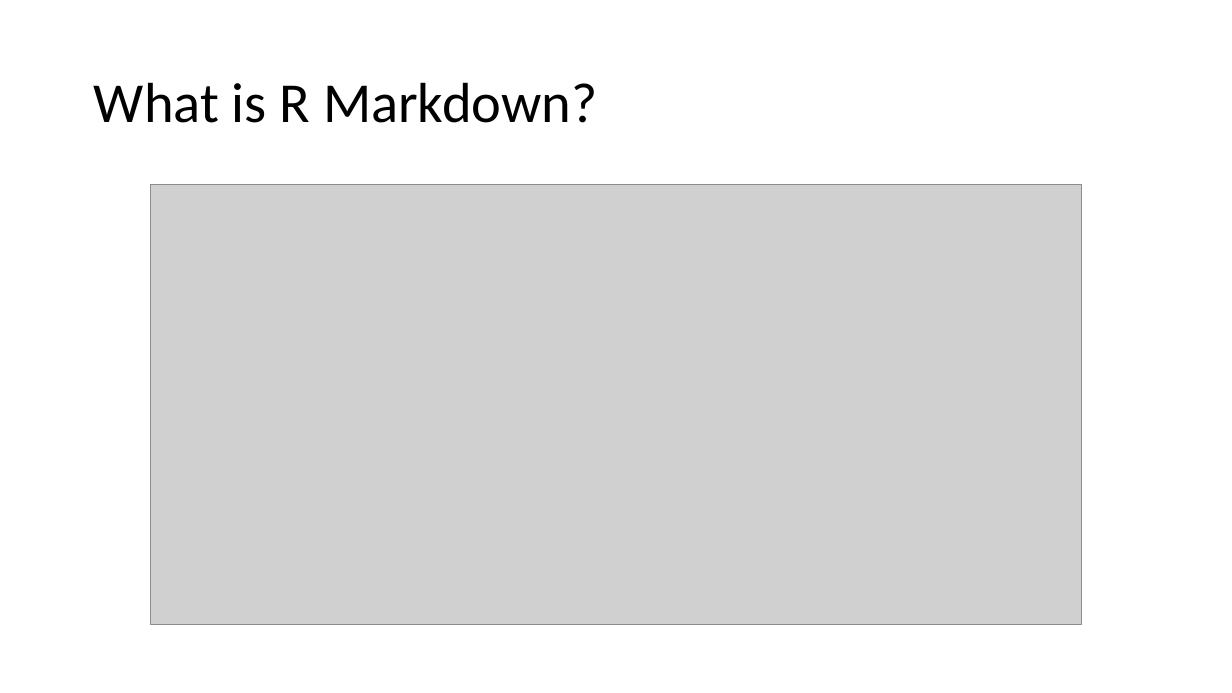
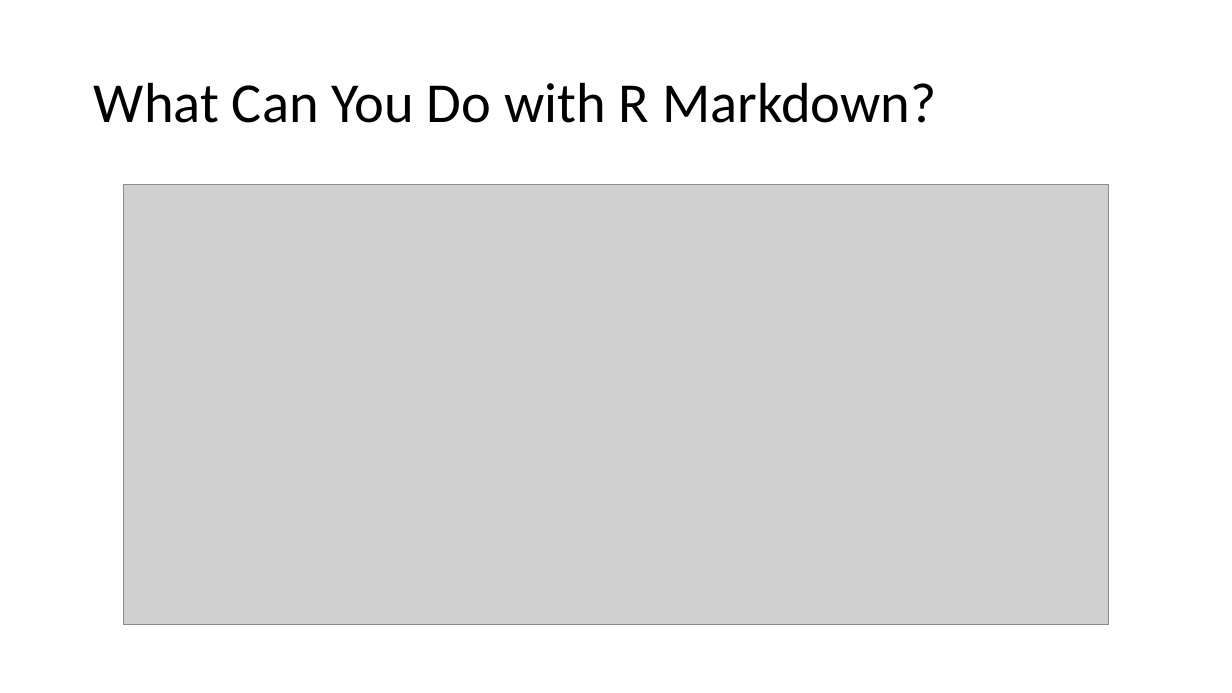
Before and after one commit to Cmell/BBMarkdownTalkSpring2018, a slide deck: slide 9 of MarkdownBBSp2018.pptx (slide 7 before the commit). Drawn at 1232x693 pixels with LibreOffice and Linux fonts; fonts in the diff are those of the drawing; grey boxes stand for pictures. Boxes give left, top, right and bottom in pixels: in the first picture for what was removed or moved away, otherwise in the second. Text is boxed around its words. In the diff, an @@ line names an element or a change of style, - is before the commit and + after.

Commit message:
Final version for presentation.

```diff
--- a/MarkdownBBSp2018.pptx
+++ b/MarkdownBBSp2018.pptx
@@ title at (94,82,937,123): text changed @@
-What is R Markdown?
+What Can You Do with R Markdown?
@@ picture: place and size @@
-picture at (151,185,1082,625)
+picture at (123,185,1108,625)
```
Also in this commit, not shown: 4 other slides changed, 4 slides added, 3 other files.
